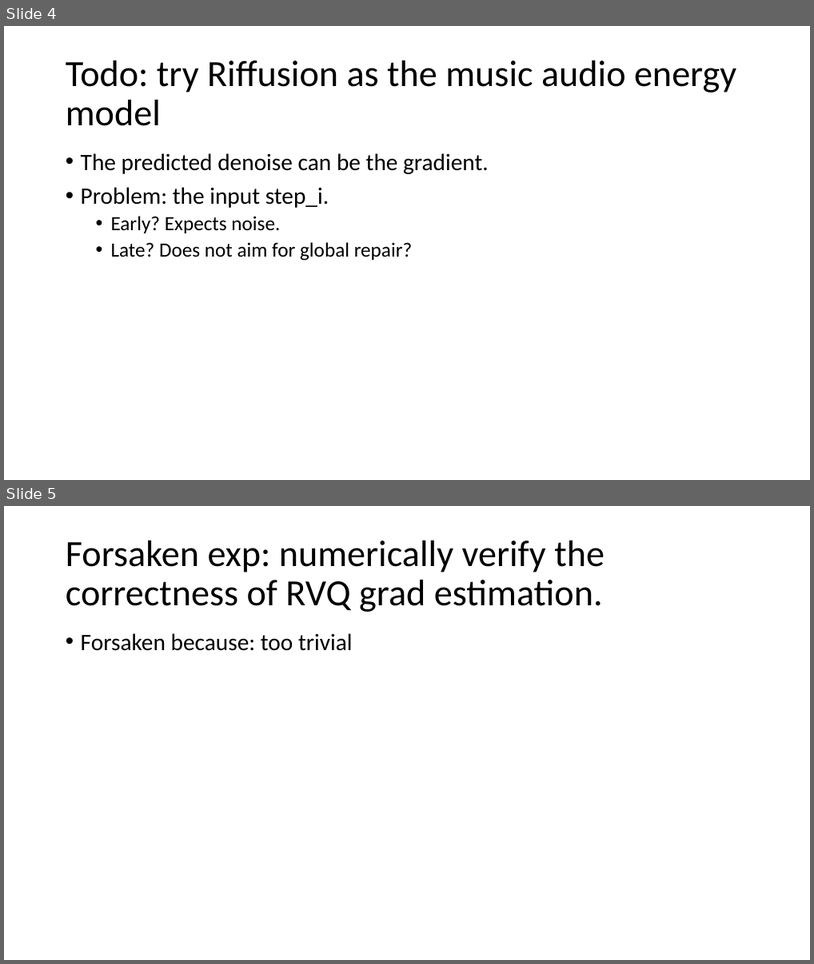
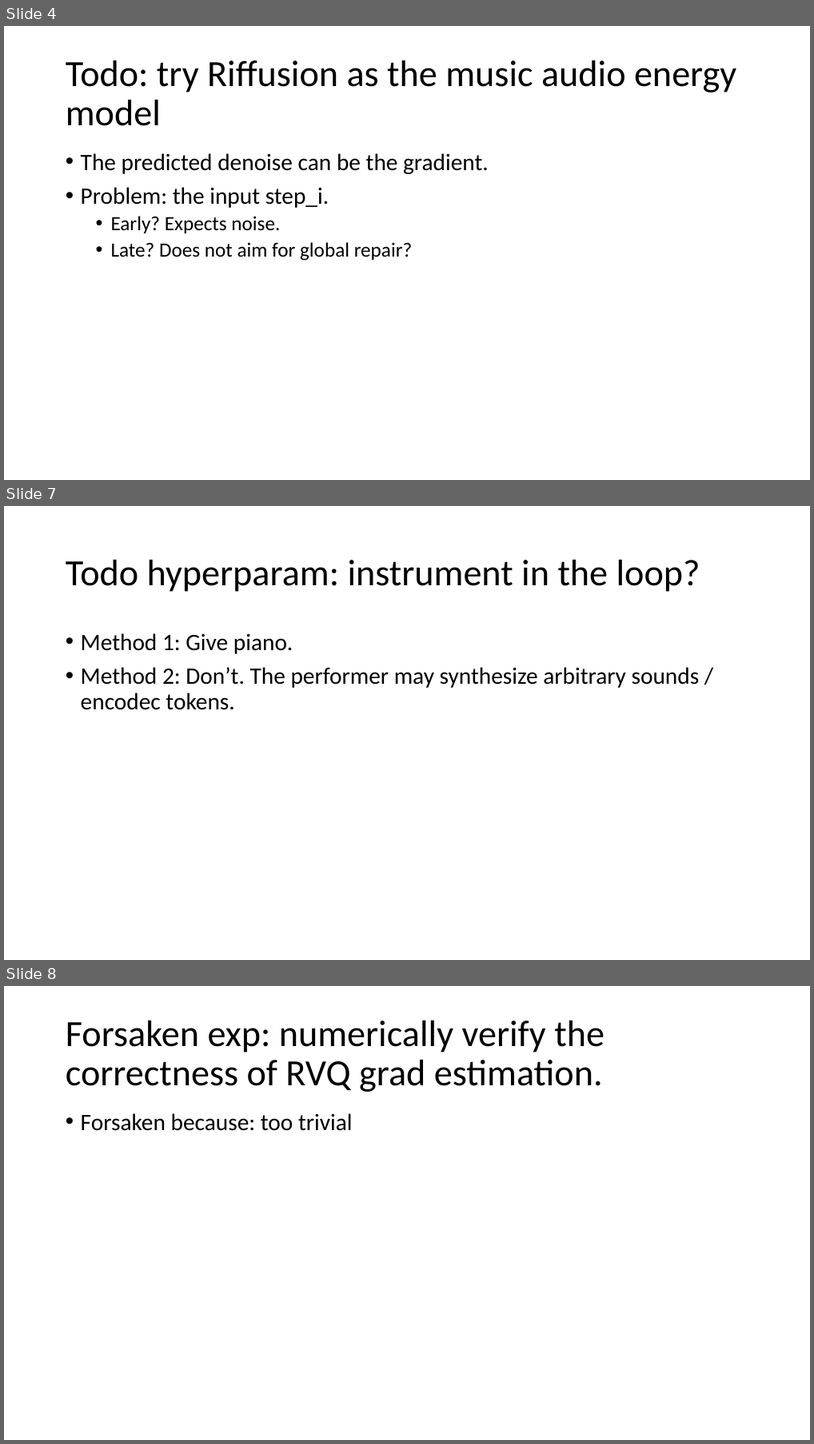
Before and after one commit to Daniel-Chin/Unsupervised-Symbolic-Music-Decipher, a slide deck: main.pptx. Shown one above the other, each under a label of ours: slides 4 and 5 before the commit, slides 4, 7 and 8 after it; the slides between them are not shown. The pictures are 814x964 and 814x1444 pixels, drawn with LibreOffice and Linux fonts; fonts in the diff are those of the drawing. Boxes give left, top, right and bottom in pixels: in the first picture for what was removed or moved away, otherwise in the second. Text is boxed around its words. In the diff, an @@ line names an element or a change of style, - is before the commit and + after.

```diff
--- a/main.pptx
+++ b/main.pptx
@@ slide 7 added at <box>4,506,810,960</box>, background #FFFFFF @@
@@ title added at <box>66,560,701,592</box>, 44 pt, text #000000 @@
+Todo hyperparam: instrument in the loop?
@@ text added at <box>81,633,700,710</box>, 28 pt, text #000000 @@
+• Method 1: Give piano.
+• Method 2: Don’t. The performer may synthesize arbitrary sounds / encodec tokens.
@@ what was slide 5 is now slide 8 @@
```
Also in this commit, not shown: 2 other slides added.
